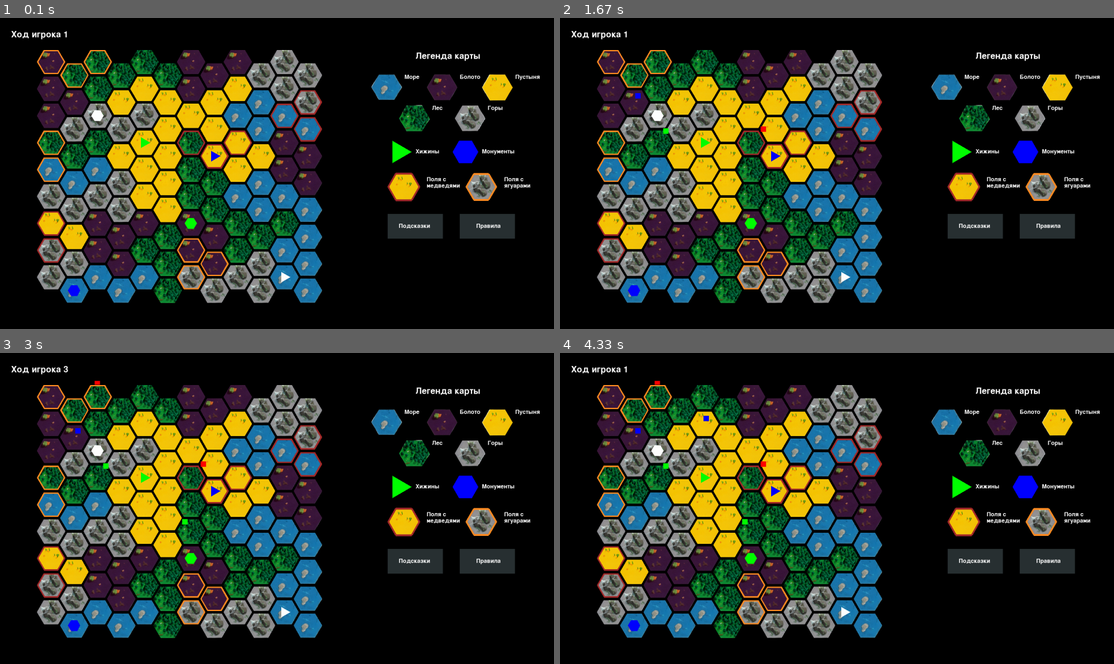
Above: before the commit, frames 1-4 (two rows, left to right).
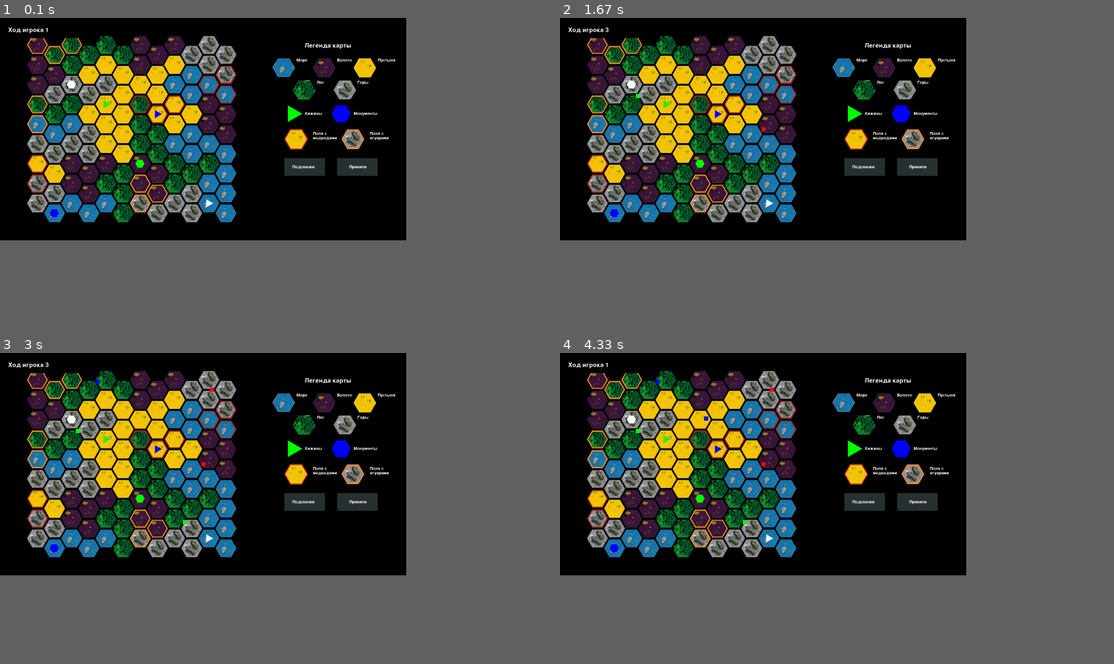
Above: after the commit, the same moments.

Repository: EkaterinaLotareva/Team_3_Programming_Projects_2025
Game: pygame game, started from main.py
The game is run twice, just before and just after one commit, with the same random seed, the same clock (stepped at 60 frames per second) and the same inputs.
Inputs (mouse positions are in pixels of both pictures, inside the frame that each line leads up to):
- Up to frame 1 (0.1 s): no input
- Up to frame 2 (1.67 s): click (764, 129) at 0.38 s; click (665, 129) at 0.83 s; click (637, 95) at 1.3 s; move the mouse to (654, 45) at 1.6 s
- Up to frame 3 (3 s): click (94, 380) at 1.8 s; move the mouse to (210, 390) at 2.13 s; click (210, 390) at 2.35 s; click (182, 520) at 2.93 s
- Up to frame 4 (4.33 s): move the mouse to (704, 418) at 3.8 s; click (704, 418) at 4.03 s
In our replay, the window is 900x505 before the commit and 660x361 after it. These sizes can differ from the game's own. Grey fills any space a smaller window leaves; there, only what the larger window draws over its background counts as a difference.

The runs differ from the first frame. In frame 1, 44% of the frame differs, in the area x 1-98%, y 2-92%; in frame 2, 44%; in frame 3, 44%; in frame 4, 44%.

Commit message:
улучшения логики

Diff:
--- a/config.py
+++ b/config.py
@@ -1,7 +1,7 @@
 import math
 import pygame
 ROWS, COLS = 9, 12
-WIDTH, HEIGHT = 1745, 981
+WIDTH, HEIGHT = 1280, 700
 pygame.init()
 hex_height = HEIGHT / (ROWS * 3/4 + 1/4)  #высота гекса
 hex_radius = hex_height/2   #радиус гекса
--- a/field.py
+++ b/field.py
@@ -2,6 +2,7 @@
 from abc import ABC, abstractmethod
 
 from custom_types import coordinates, Building, Zone, Animal, BuildingType, Color
+
 
 @dataclass
 class Hex:
@@ -43,11 +44,12 @@
         y_new = y2 - y1
         if x_new == y_new:
             dist = abs(int((x_new + y_new) / 2))
-        elif x_new*y_new < 0:
+        elif x_new * y_new < 0:
             dist = abs(x_new - y_new)
         else:
             dist = max(abs(x_new), abs(y_new))
         return dist
+
     @abstractmethod
     def check(self, hex: coordinates) -> bool:
         pass
@@ -70,6 +72,7 @@
                     if self.field.hex[coords].building[1] == self.building_type:
                         return True
         return False
+
 
 class BuildingColorHint(Hint):
     distance: int
@@ -107,14 +110,17 @@
                     return True
         return False
 
+
 class SingleZoneHint(Hint):
     distance: int
     zone: Zone
     field: Field
+
     def __init__(self, zone, field, distance):
         self.zone = zone
         self.field = field
         self.distance = distance
+
     def check(self, hex: coordinates) -> bool:
         for coords in self.field.hex.keys():
             if self.calculate_distance(hex, coords) <= self.distance:
@@ -126,9 +132,11 @@
 class IntoZonesHint(Hint):
     zones: tuple[Zone, Zone]
     field: Field
+
     def __init__(self, zones, field):
         self.zones = zones
         self.field = field
+
     def check(self, hex: coordinates) -> bool:
         if self.field.hex[hex].zone == self.zones[0] or self.field.hex[hex].zone == self.zones[1]:
             return True
--- a/game.py
+++ b/game.py
@@ -38,8 +38,11 @@
 
         if self.hints[player].check(hex):
             self.view.draw_circle(self.mouse_click_pixel, self.colors[player])
+            self.field.add_circles(coordinates, player)
         else:
             self.view.draw_square(self.mouse_click_pixel, self.colors[player])
+            self.field.add_squares(coordinates, player)
+            self.process_place_square()
         self.turn += 1
         self.view.draw_turn((self.turn % self.players) + 1)
 
@@ -50,9 +53,15 @@
                 pygame.quit()
             elif event.type == pygame.MOUSEBUTTONDOWN and event.button == 1:
                 self.mouse_click_pixel = (event.pos[0], event.pos[1])
-                if not self.view.from_pixels_to_logic(self.mouse_click_pixel) == (-10, -10):
-                    self.view.draw_square(self.mouse_click_pixel, self.colors[self.turn % self.players])
-                    return True
+                logic_coords = self.view.from_pixels_to_logic(self.mouse_click_pixel)
+                if not self.hints[self.turn % self.players].check(logic_coords):
+                    if not logic_coords == (-10, -10):
+                        self.view.draw_square(self.mouse_click_pixel, self.colors[self.turn % self.players])
+                        self.field.add_squares(logic_coords, self.turn % self.players)
+                        return True
+                else:
+                    '''написать что место не соответствует подсказке'''
+                    pass
 
 
     def process_mouse_click(self, event):
@@ -91,9 +100,13 @@
                 self.find()
                 break
         if (self.mouse_click_logic != None) and (self.player_asked != None):
-            self.answer(self.mouse_click_logic, self.player_asked)
-            self.mouse_click_logic = None
-            self.player_asked = None
+            if self.player_asked != self.turn % self.players:
+                self.answer(self.mouse_click_logic, self.player_asked)
+                self.mouse_click_logic = None
+                self.player_asked = None
+            else:
+                '''написать что нельзя задать вопрос самому себе'''
+                pass
 
     def find(self):
         self.status['game_ended'] = True
--- a/view.py
+++ b/view.py
@@ -6,28 +6,32 @@
 from custom_types import *
 
 
-
 class View:
 
     def __init__(self, field: Field, screen: pygame.surface.Surface):
         self.field = field
         self.screen = screen
-        self.place_for_turn = pygame.Surface((round(WIDTH*0.2), round(HEIGHT*0.05)))
+        self.place_for_turn = pygame.Surface((round(WIDTH * 0.2), round(HEIGHT * 0.05)))
 
         r = 2 * radius
         r_ = 2 * radius * np.cos(np.deg2rad(30))
 
-        image_of_sea = pygame.transform.smoothscale(pygame.image.load('images_of_field/Вода.png').convert_alpha(), (r, r_))
-        image_of_desert = pygame.transform.smoothscale(pygame.image.load('images_of_field/Пустыня.png').convert_alpha(), (r, r_))
-        image_of_swamp = pygame.transform.smoothscale(pygame.image.load('images_of_field/Болото.png').convert_alpha(), (r, r_))
-        image_of_forest = pygame.transform.smoothscale(pygame.image.load('images_of_field/Лес.png').convert_alpha(), (r, r_))
-        image_of_mountains = pygame.transform.smoothscale(pygame.image.load('images_of_field/Горы.png').convert_alpha(), (r, r_))
+        image_of_sea = pygame.transform.smoothscale(pygame.image.load('images_of_field/Вода.png').convert_alpha(),
+                                                    (r, r_))
+        image_of_desert = pygame.transform.smoothscale(pygame.image.load('images_of_field/Пустыня.png').convert_alpha(),
+                                                       (r, r_))
+        image_of_swamp = pygame.transform.smoothscale(pygame.image.load('images_of_field/Болото.png').convert_alpha(),
+                                                      (r, r_))
+        image_of_forest = pygame.transform.smoothscale(pygame.image.load('images_of_field/Лес.png').convert_alpha(),
+                                                       (r, r_))
+        image_of_mountains = pygame.transform.smoothscale(pygame.image.load('images_of_field/Горы.png').convert_alpha(),
+                                                          (r, r_))
 
         self.image_dict = {'desert': image_of_desert,  # Словарь,связывающий зону и соответствующую ей картинку
-                      'water': image_of_sea,
-                      'swamp': image_of_swamp,
-                      'mountain': image_of_mountains,
-                      'forest': image_of_forest}
+                           'water': image_of_sea,
+                           'swamp': image_of_swamp,
+                           'mountain': image_of_mountains,
+                           'forest': image_of_forest}
 
     def logic_colors_to_rgb(self, color: Color):
         if color == 'white':
@@ -39,27 +43,25 @@
 
     def from_logic_to_pixels(self, coords: coordinates):
         '''Эта функция позволяет перейти от логических координат шестиугольников к визуальным, то есть пикселям'''
-        x_new = (coords[0]*(-1)*radius*3/2 + coords[1]*radius*3/2) + offset_x_1
-        y_new = (-1)*((coords[0] + coords[1])*radius*(3**0.5)/2) + offset_y_1
+        x_new = (coords[0] * (-1) * radius * 3 / 2 + coords[1] * radius * 3 / 2) + offset_x_1
+        y_new = (-1) * ((coords[0] + coords[1]) * radius * (3 ** 0.5) / 2) + offset_y_1
         return (x_new, y_new)
-
 
     def from_pixels_to_logic(self, coords: coordinates):
         '''Эта функция принимает (x, y), координаты пикселя и возвращает координаты шестиугольника'''
         for i in self.field.hex.keys():
             centr_of_hex_cooords = self.from_logic_to_pixels(i)
-            distance = ((centr_of_hex_cooords[0] - coords[0])**2 + (centr_of_hex_cooords[1] - coords[1])**2)**0.5
+            distance = ((centr_of_hex_cooords[0] - coords[0]) ** 2 + (centr_of_hex_cooords[1] - coords[1]) ** 2) ** 0.5
             if distance < radius:
                 return i
         return (-10, -10)
-
 
     def calculate_n_verticles(self, coords: coordinates, Radius, n):
         '''Данная функция позволяет находить координаты вершин n-угольника, зная его центр и размеры.
         Используется для отрисовки обводки, постройки строений, квадратов и кругов.'''
         verticles = []
         for i in range(n):
-            angle_deg = 360/n * i
+            angle_deg = 360 / n * i
             angle_rad = np.deg2rad(angle_deg)
             x = coords[0] + Radius * math.cos(angle_rad)
             y = coords[1] + Radius * math.sin(angle_rad)
@@ -67,43 +69,48 @@
 
         return verticles
 
-    def calculate_square_verticles(self, coords:coordinates, Radius):
+    def calculate_square_verticles(self, coords: coordinates, Radius):
         verticles = []
-        verticles.append((round(coords[0] + Radius/(2)**0.5), round(coords[1] + Radius/(2)**0.5)))
-        verticles.append((round(coords[0] - Radius/(2)**0.5), round(coords[1] + Radius/(2)**0.5)))
-        verticles.append((round(coords[0] - Radius/(2)**0.5), round(coords[1] - Radius/(2)**0.5)))
-        verticles.append((round(coords[0] + Radius/(2)**0.5), round(coords[1] - Radius/(2)**0.5)))
+        verticles.append((round(coords[0] + Radius / (2) ** 0.5), round(coords[1] + Radius / (2) ** 0.5)))
+        verticles.append((round(coords[0] - Radius / (2) ** 0.5), round(coords[1] + Radius / (2) ** 0.5)))
+        verticles.append((round(coords[0] - Radius / (2) ** 0.5), round(coords[1] - Radius / (2) ** 0.5)))
+        verticles.append((round(coords[0] + Radius / (2) ** 0.5), round(coords[1] - Radius / (2) ** 0.5)))
         return verticles
 
     def draw_hexagon(self, Coordinates: coordinates, hex: Hex):
         '''Данная функция отрисовывает, отдельно взятый шестиугольник со всеми объектами'''
         coords = self.from_logic_to_pixels(Coordinates)
-        self.screen.blit(self.image_dict[hex.zone], (coords[0] - radius, coords[1] - round((radius)*np.cos(np.deg2rad(30)))))
+        self.screen.blit(self.image_dict[hex.zone],
+                         (coords[0] - radius, coords[1] - round((radius) * np.cos(np.deg2rad(30)))))
         if hex.animal != None:
             if hex.animal == 'jaguar':
-                pygame.draw.polygon(self.screen, ORANGE, self.calculate_n_verticles(coords, radius - math.ceil(radius / 11), 6), radius // 6)
+                pygame.draw.polygon(self.screen, ORANGE,
+                                    self.calculate_n_verticles(coords, radius - math.ceil(radius / 11), 6), radius // 6)
             elif hex.animal == 'bear':
-                pygame.draw.polygon(self.screen, BROWN, self.calculate_n_verticles(coords, radius - math.ceil(radius / 11), 6), radius // 6)
+                pygame.draw.polygon(self.screen, BROWN,
+                                    self.calculate_n_verticles(coords, radius - math.ceil(radius / 11), 6), radius // 6)
         if hex.building != None:
             if hex.building[1] == 'hut':
-                pygame.draw.polygon(self.screen, self.logic_colors_to_rgb(hex.building[0]), self.calculate_n_verticles(coords, radius // 2.5, 3))
+                pygame.draw.polygon(self.screen, self.logic_colors_to_rgb(hex.building[0]),
+                                    self.calculate_n_verticles(coords, radius // 2.5, 3))
             elif hex.building[1] == 'monument':
-                pygame.draw.polygon(self.screen, self.logic_colors_to_rgb(hex.building[0]), self.calculate_n_verticles(coords, radius // 2.5, 6))
+                pygame.draw.polygon(self.screen, self.logic_colors_to_rgb(hex.building[0]),
+                                    self.calculate_n_verticles(coords, radius // 2.5, 6))
         pygame.draw.polygon(self.screen, BLACK, self.calculate_n_verticles(coords, radius, 6), radius // 6)
 
     def draw_turn(self, player: int):
         '''пишет на основном экране надпись 'ход игрока (player)' '''
         self.place_for_turn.fill(BLACK)
         s = 'Ход игрока ' + str(player)
-        #print(s)
+        # print(s)
         text_of_turn = f1.render(s, True, WHITE)
         self.place_for_turn.blit(text_of_turn, (0, 0))
-        self.screen.blit(self.place_for_turn, (round(WIDTH*0.02), round(HEIGHT*0.04)))
+        self.screen.blit(self.place_for_turn, (round(WIDTH * 0.02), round(HEIGHT * 0.04)))
         pygame.display.update()
 
     def draw_legend(self):
         text_heading = f1.render('Легенда карты', True,
-                  (255, 255, 255))
+                                 (255, 255, 255))
         text_swamp = f2.render('Болото', True, (255, 255, 255))
         text_sea = f2.render('Море', True, (255, 255, 255))
         text_mountains = f2.render('Горы', True, (255, 255, 255))
@@ -114,42 +121,48 @@
         text_jaguars_1 = f2.render('Поля c', True, WHITE)
         text_jaguars_2 = f2.render('ягуарами', True, WHITE)
         text_bears = f2.render('медведями', True, WHITE)
-        self.screen.blit(text_heading, (round(0.75*WIDTH), 0.11*HEIGHT))
-        self.screen.blit(self.image_dict['water'], (round(0.67*WIDTH),round(0.18*HEIGHT)))
-        self.screen.blit(text_sea, (round(0.73*WIDTH), round(0.18*HEIGHT)))
-        self.screen.blit(self.image_dict['swamp'], (round(0.77*WIDTH), round(0.18*HEIGHT)))
-        self.screen.blit(text_swamp, (round(0.83*WIDTH), round(0.18*HEIGHT)))
-        self.screen.blit(self.image_dict['desert'], (round(0.87*WIDTH), round(0.18*HEIGHT)))
-        self.screen.blit(text_desert, (round(0.93*WIDTH), round(0.18*HEIGHT)))
-        self.screen.blit(self.image_dict['forest'], (round(0.72*WIDTH), round(0.28*HEIGHT)))
-        self.screen.blit(text_forest, (round(0.78*WIDTH), round(0.28*HEIGHT)))
-        self.screen.blit(self.image_dict['mountain'], (round(0.82*WIDTH), round(0.28*HEIGHT)))
-        self.screen.blit(text_mountains, (round(0.88*WIDTH), round(0.28*HEIGHT)))
-        self.screen.blit(text_huts, (round(0.75*WIDTH), round(0.42*HEIGHT)))
-        self.screen.blit(text_jaguars_1, (round(0.91*WIDTH), round(0.51*HEIGHT)))
-        self.screen.blit(text_jaguars_2, (round(0.91*WIDTH), round(0.53*HEIGHT)))
-        self.screen.blit(text_jaguars_1, (round(0.77*WIDTH), round(0.51*HEIGHT)))
-        self.screen.blit(text_bears, (round(0.77*WIDTH), round(0.53*HEIGHT)))
-        self.screen.blit(text_monuments, (round(0.87*WIDTH), round(0.42*HEIGHT)))
-        pygame.draw.polygon(self.screen, GREEN, self.calculate_n_verticles((round(0.72*WIDTH), round(0.43*HEIGHT)), radius // 1.2, 3))
-        #pygame.draw.polygon(self.screen, WHITE, self.calculate_n_verticles((round(0.72*WIDTH), round(0.43*HEIGHT)), radius // 1.2, 3))
-        #pygame.draw.polygon(self.screen, BLUE, self.calculate_n_verticles((round(0.77*WIDTH), round(0.43*HEIGHT)), radius // 1.2, 3))
-        #pygame.draw.polygon(self.screen, WHITE, self.calculate_n_verticles((round(0.81*WIDTH), round(0.52*HEIGHT)), radius // 1.2, 6))
-        #pygame.draw.polygon(self.screen, GREEN, self.calculate_n_verticles((round(0.87*WIDTH), round(0.52*HEIGHT)), radius // 1.2, 6))
-        pygame.draw.polygon(self.screen, BLUE, self.calculate_n_verticles((round(0.84*WIDTH), round(0.43*HEIGHT)), radius // 1.2, 6))
-        self.screen.blit(self.image_dict['mountain'], (round(0.84*WIDTH), round(0.5*HEIGHT)))
-        pygame.draw.polygon(self.screen, ORANGE, self.calculate_n_verticles((round(0.84*WIDTH) + radius, round(0.5*HEIGHT) + radius_vp), radius - math.ceil(radius / 27), 6), radius // 8)
-        self.screen.blit(self.image_dict['desert'], (round(0.70*WIDTH), round(0.5*HEIGHT)))
-        pygame.draw.polygon(self.screen, BROWN, self.calculate_n_verticles((round(0.70*WIDTH) + radius, round(0.5*HEIGHT) + radius_vp), radius, 6), radius // 8)
+        self.screen.blit(text_heading, (round(0.75 * WIDTH), 0.11 * HEIGHT))
+        self.screen.blit(self.image_dict['water'], (round(0.67 * WIDTH), round(0.18 * HEIGHT)))
+        self.screen.blit(text_sea, (round(0.73 * WIDTH), round(0.18 * HEIGHT)))
+        self.screen.blit(self.image_dict['swamp'], (round(0.77 * WIDTH), round(0.18 * HEIGHT)))
+        self.screen.blit(text_swamp, (round(0.83 * WIDTH), round(0.18 * HEIGHT)))
+        self.screen.blit(self.image_dict['desert'], (round(0.87 * WIDTH), round(0.18 * HEIGHT)))
+        self.screen.blit(text_desert, (round(0.93 * WIDTH), round(0.18 * HEIGHT)))
+        self.screen.blit(self.image_dict['forest'], (round(0.72 * WIDTH), round(0.28 * HEIGHT)))
+        self.screen.blit(text_forest, (round(0.78 * WIDTH), round(0.28 * HEIGHT)))
+        self.screen.blit(self.image_dict['mountain'], (round(0.82 * WIDTH), round(0.28 * HEIGHT)))
+        self.screen.blit(text_mountains, (round(0.88 * WIDTH), round(0.28 * HEIGHT)))
+        self.screen.blit(text_huts, (round(0.75 * WIDTH), round(0.42 * HEIGHT)))
+        self.screen.blit(text_jaguars_1, (round(0.91 * WIDTH), round(0.51 * HEIGHT)))
+        self.screen.blit(text_jaguars_2, (round(0.91 * WIDTH), round(0.53 * HEIGHT)))
+        self.screen.blit(text_jaguars_1, (round(0.77 * WIDTH), round(0.51 * HEIGHT)))
+        self.screen.blit(text_bears, (round(0.77 * WIDTH), round(0.53 * HEIGHT)))
+        self.screen.blit(text_monuments, (round(0.87 * WIDTH), round(0.42 * HEIGHT)))
+        pygame.draw.polygon(self.screen, GREEN,
+                            self.calculate_n_verticles((round(0.72 * WIDTH), round(0.43 * HEIGHT)), radius // 1.2, 3))
+        # pygame.draw.polygon(self.screen, WHITE, self.calculate_n_verticles((round(0.72*WIDTH), round(0.43*HEIGHT)), radius // 1.2, 3))
+        # pygame.draw.polygon(self.screen, BLUE, self.calculate_n_verticles((round(0.77*WIDTH), round(0.43*HEIGHT)), radius // 1.2, 3))
+        # pygame.draw.polygon(self.screen, WHITE, self.calculate_n_verticles((round(0.81*WIDTH), round(0.52*HEIGHT)), radius // 1.2, 6))
+        # pygame.draw.polygon(self.screen, GREEN, self.calculate_n_verticles((round(0.87*WIDTH), round(0.52*HEIGHT)), radius // 1.2, 6))
+        pygame.draw.polygon(self.screen, BLUE,
+                            self.calculate_n_verticles((round(0.84 * WIDTH), round(0.43 * HEIGHT)), radius // 1.2, 6))
+        self.screen.blit(self.image_dict['mountain'], (round(0.84 * WIDTH), round(0.5 * HEIGHT)))
+        pygame.draw.polygon(self.screen, ORANGE,
+                            self.calculate_n_verticles((round(0.84 * WIDTH) + radius, round(0.5 * HEIGHT) + radius_vp),
+                                                       radius - math.ceil(radius / 27), 6), radius // 8)
+        self.screen.blit(self.image_dict['desert'], (round(0.70 * WIDTH), round(0.5 * HEIGHT)))
+        pygame.draw.polygon(self.screen, BROWN,
+                            self.calculate_n_verticles((round(0.70 * WIDTH) + radius, round(0.5 * HEIGHT) + radius_vp),
+                                                       radius, 6), radius // 8)
         pygame.display.update()
 
     def draw_buttons(self):
         text_hints = f2.render('Подсказки', True, WHITE)
         text_rules = f2.render('Правила', True, WHITE)
-        pygame.draw.rect(self.screen, GREY, (WIDTH*0.70, 0.63*HEIGHT, WIDTH*0.1, HEIGHT*0.08))
-        pygame.draw.rect(self.screen, GREY, (WIDTH*0.83, 0.63*HEIGHT, WIDTH*0.1, HEIGHT*0.08))
-        self.screen.blit(text_hints, (WIDTH*0.72, HEIGHT*0.66))
-        self.screen.blit(text_rules, (WIDTH*0.86, HEIGHT*0.66))
+        pygame.draw.rect(self.screen, GREY, (WIDTH * 0.70, 0.63 * HEIGHT, WIDTH * 0.1, HEIGHT * 0.08))
+        pygame.draw.rect(self.screen, GREY, (WIDTH * 0.83, 0.63 * HEIGHT, WIDTH * 0.1, HEIGHT * 0.08))
+        self.screen.blit(text_hints, (WIDTH * 0.72, HEIGHT * 0.66))
+        self.screen.blit(text_rules, (WIDTH * 0.86, HEIGHT * 0.66))
         pygame.display.update
 
     def draw_field(self):
@@ -160,7 +173,6 @@
         self.draw_turn(1)
         pygame.display.update()
 
-
     def draw_circle(self, coords: coordinates, color):
         r = radius // 4
         pygame.draw.circle(self.screen, color, (coords[0], coords[1]), r)
@@ -170,7 +182,6 @@
         r = radius // 4
         pygame.draw.polygon(self.screen, color, self.calculate_square_verticles((coords[0], coords[1]), r))
         pygame.display.update()
-
 
     def greeting_screen(self):
         '''отрисовка приветственного экрана с краткими правилами игры, с надписью 'выберите количество игроков' и тремя
@@ -178,7 +189,7 @@
         self.screen.fill((0, 0, 0))
         f1 = pygame.font.Font(None, 44)
         text_heading = f1.render('Криптид', True,
-                  (255, 255, 255))
+                                 (255, 255, 255))
         self.screen.blit(text_heading, (400, 500))
 
     def choose_number_of_players_button(self, coords: coordinates):
@@ -218,7 +229,6 @@
         с легендой карты, надпись чей сейчас ход и кнопка 'посмотреть подсказки' '''
         pass
 
-
     def from_game_to_hint_screen_button(self, coords: coordinates):
         '''обработка нажатия на кнопку, возвращающую на экран с подсказками'''
         pass
